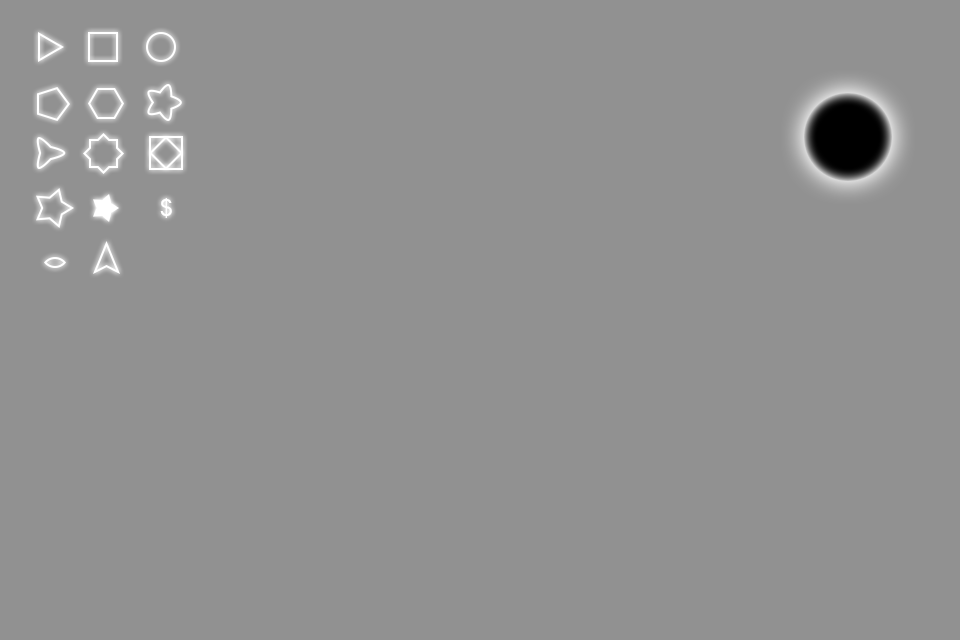
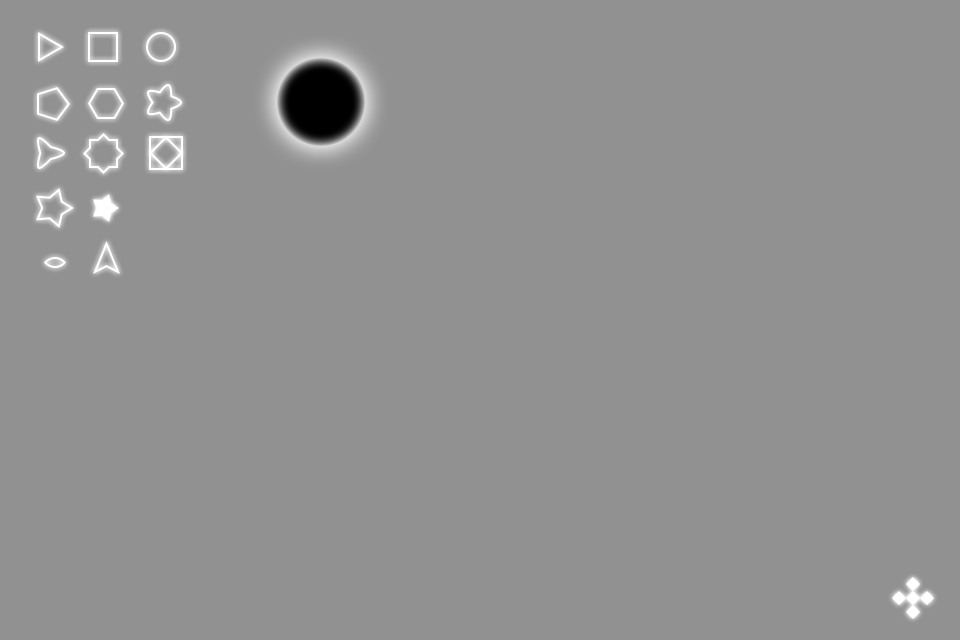
The second (960, 640) image is a revision of the first. Changes to its layers:
added layer "crossBox" above "箭头" over <box>892,577,934,619</box>
painted on "黑洞" over <box>277,58,892,181</box>
removed layer "$" over <box>160,198,172,218</box>
painted on "3瓣" over <box>36,137,66,169</box>
painted on "五星" over <box>147,84,182,121</box>
